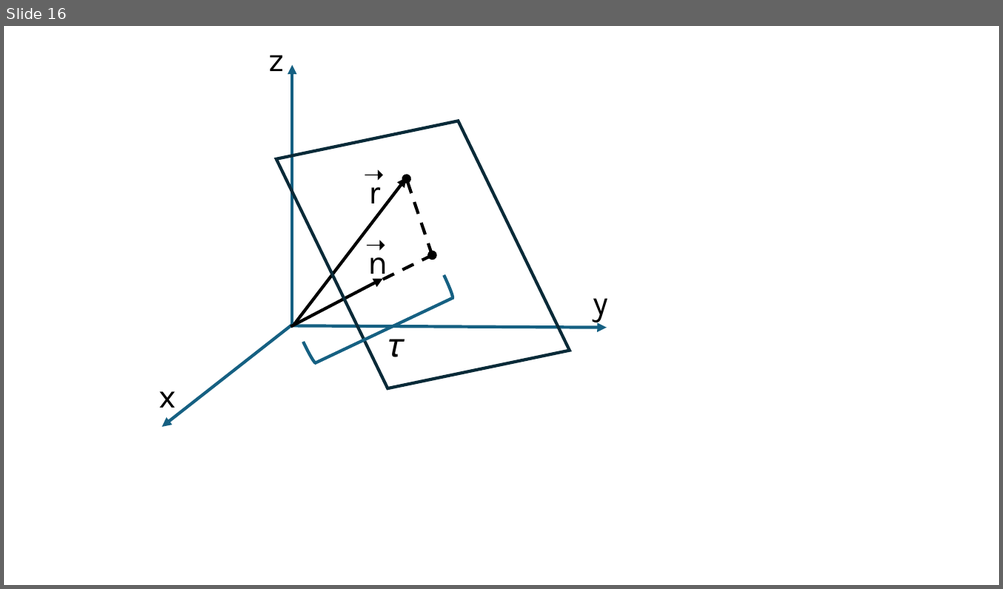
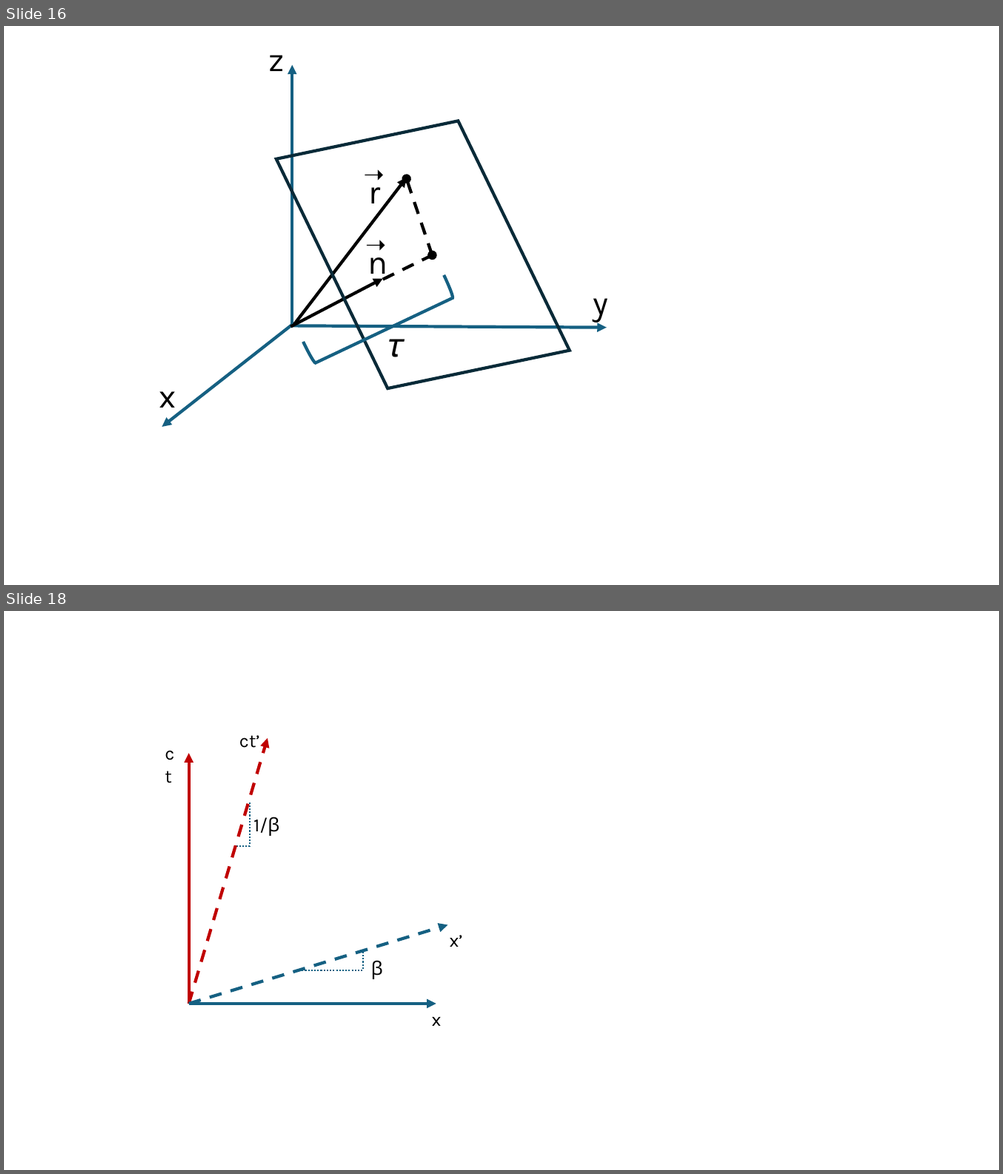
Before and after one commit to GuillermoRegodon/jupyter-em2fisuco-teoria, a slide deck: images/images.pptx. Shown one above the other, each under a label of ours: slide 16 before the commit, slides 16 and 18 after it; the slides between them are not shown. The pictures are 1003x589 and 1003x1174 pixels, drawn with LibreOffice and Linux fonts; fonts in the diff are those of the drawing. Boxes give left, top, right and bottom in pixels: in the first picture for what was removed or moved away, otherwise in the second. Text is boxed around its words. In the diff, an @@ line names an element or a change of style, - is before the commit and + after.

```diff
--- a/images/images.pptx
+++ b/images/images.pptx
@@ slide 18 added at box(4, 611, 999, 1170), background #FFFFFF @@
@@ arrow added from (189, 1004) to (267, 738), #C00000 3 pt dashed @@
@@ text added at box(233, 725, 269, 755), 18 pt, text #000000 @@
+ct’
@@ text added at box(239, 735, 260, 748), 18 pt, text #000000 @@
+ct
@@ arrow added from (189, 1004) to (189, 754), #C00000 3 pt @@
@@ elbow line added from (237, 848) to (250, 802), #156082 1.5 pt dashed @@
@@ text added at box(253, 817, 279, 836), 18 pt, text #000000 @@
+1/β
@@ arrow added from (189, 1004) to (448, 925), #156082 3 pt dashed @@
@@ text added at box(449, 935, 463, 947), 18 pt, text #000000 @@
+x’
@@ elbow line added from (299, 971) to (364, 953), #156082 1.5 pt dashed @@
@@ text added at box(371, 960, 383, 980), 18 pt, text #000000 @@
+β
@@ arrow added from (189, 1004) to (436, 1004), #156082 3 pt @@
@@ text added at box(432, 1017, 441, 1026), 18 pt, text #000000 @@
+x
```
Also in this commit, not shown: 2 other slides added, 30 other files.
